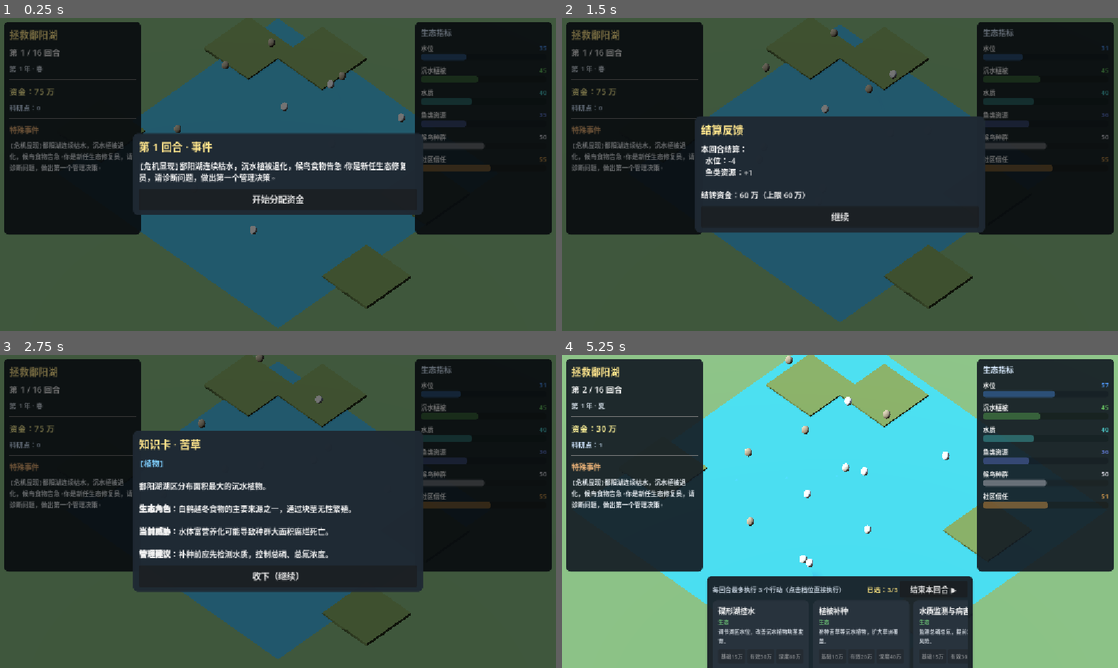
Above: before the commit, frames 1-4 (two rows, left to right).
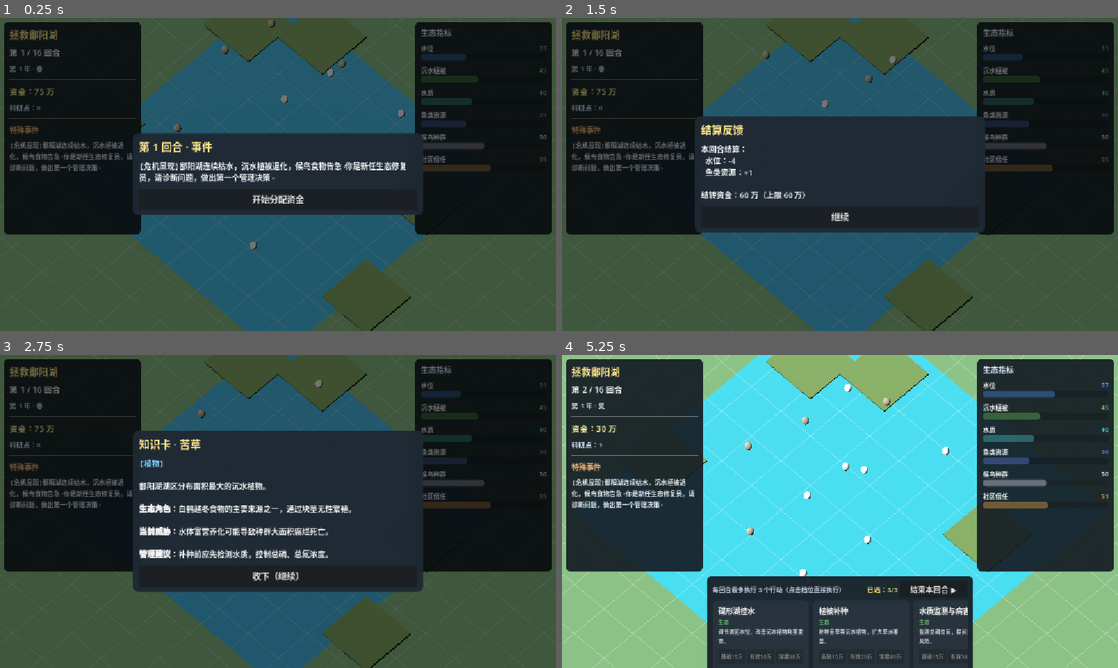
Above: after the commit, the same moments.

Repository: JoKanshin/poyanghu
Game: Godot game, scene res://scenes/main.tscn
Two runs of this game, one before a commit and one after it. Both use one fixed random seed, a clock stepped at 60 frames per second and the inputs below.
Inputs:
- Up to frame 1 (0.25 s): no input
- Up to frame 2 (1.5 s): click "开始分配资金" at 0.5 s; click "结束本回合 ▶" at 1.25 s
- Up to frame 3 (2.75 s): click "继续" at 2 s
- Up to frame 4 (5.25 s): click "收下（继续）" at 2.75 s; click "基础15万" at 3.5 s; click "有效30万" at 4.25 s; click "深度60万" at 5 s

The runs differ from the first frame. In frame 1, 6.3% of the frame differs, in the area x 2-98%, y 0-100%; in frame 2, 5.9%; in frame 3, 5.0%; in frame 4, 7.9%, in the area x 0-100%, y 0-100%.

Commit message:
feat: 饥荒式2.5D视角 + 生息演算式棋盘网格线
- 相机调整为俯角56.9°、方位角45°、正交投影（饥荒式观感）
- 新增棋盘网格线（SurfaceTool绘制，覆盖36×36棋盘，2米一格）
- 网格线半透明白色、无阴影、不受光照影响

Diff:
--- a/scripts/main.gd
+++ b/scripts/main.gd
@@ -70,7 +70,8 @@
 	var cam := get_node("../Camera3D") as Camera3D
 	cam.projection = Camera3D.PROJECTION_ORTHOGONAL
 	cam.size = 15.0
-	cam.position = Vector3(10, 14, 10)
+	# 饥荒式 2.5D：正交 + 45° 方位角 + 约 57° 俯角（顶面与侧面均可见，立体感强）
+	cam.position = Vector3(6, 13, 6)
 	cam.look_at(Vector3(0, 0, 0), Vector3.UP)
 
 
@@ -90,6 +91,9 @@
 	lake_mat.transparency = BaseMaterial3D.TRANSPARENCY_ALPHA
 	lake_mesh.material_override = lake_mat
 	lake_view.add_child(lake_mesh)
+
+	# 棋盘网格线（生息演算式棋盘感）
+	_build_grid(lake_view)
 
 	# 草洲（8 块）
 	var grass_positions := [
@@ -141,6 +145,36 @@
 	# 延迟挂到场景，避免父节点初始化期 add_child 冲突
 	var root := get_parent() as Node3D
 	root.add_child.call_deferred(lake_view)
+
+
+## 生成棋盘网格线（生息演算式棋盘感）
+func _build_grid(parent: Node3D) -> void:
+	var st := SurfaceTool.new()
+	st.begin(Mesh.PRIMITIVE_LINES)
+	var half := 18.0      # 网格半宽（覆盖 36×36）
+	var step := 2.0       # 格子大小 2 米
+	var y := 0.12         # 略高于地面与湖面
+	var n := int(half / step)  # 每方向 9 条线（-18..18）
+	for i in range(-n, n + 1):
+		var c := i * step
+		# 横向线（沿 X）
+		st.add_vertex(Vector3(-half, y, c))
+		st.add_vertex(Vector3(half, y, c))
+		# 纵向线（沿 Z）
+		st.add_vertex(Vector3(c, y, -half))
+		st.add_vertex(Vector3(c, y, half))
+	var grid_mesh := st.commit()
+
+	var mi := MeshInstance3D.new()
+	mi.name = "GridLines"
+	mi.mesh = grid_mesh
+	var mat := StandardMaterial3D.new()
+	mat.albedo_color = Color(1.0, 1.0, 1.0, 0.28)
+	mat.transparency = BaseMaterial3D.TRANSPARENCY_ALPHA
+	mat.shading_mode = BaseMaterial3D.SHADING_MODE_UNSHADED
+	mi.material_override = mat
+	mi.cast_shadow = GeometryInstance3D.SHADOW_CASTING_SETTING_OFF
+	parent.add_child(mi)
 
 
 func _process(delta: float) -> void:
